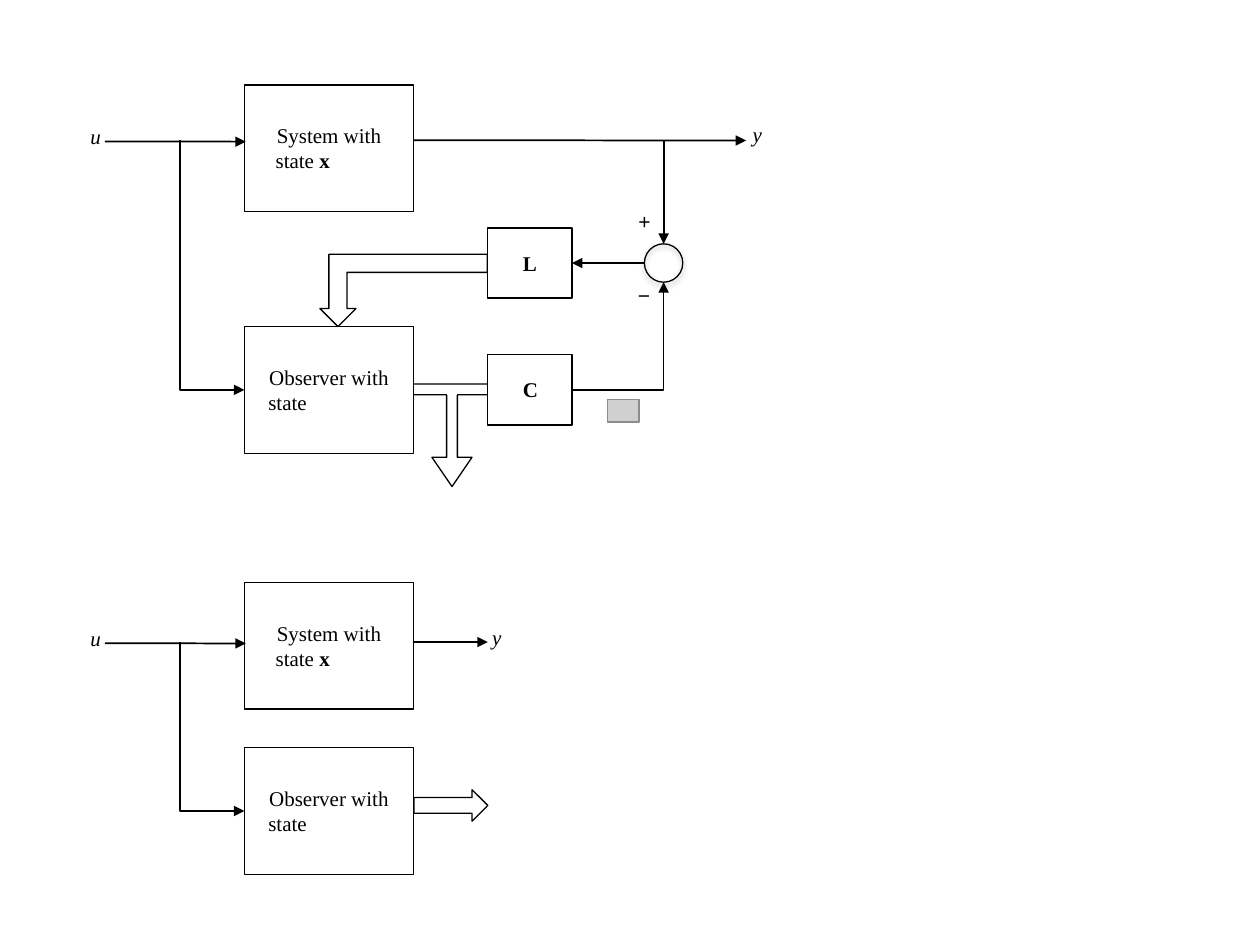
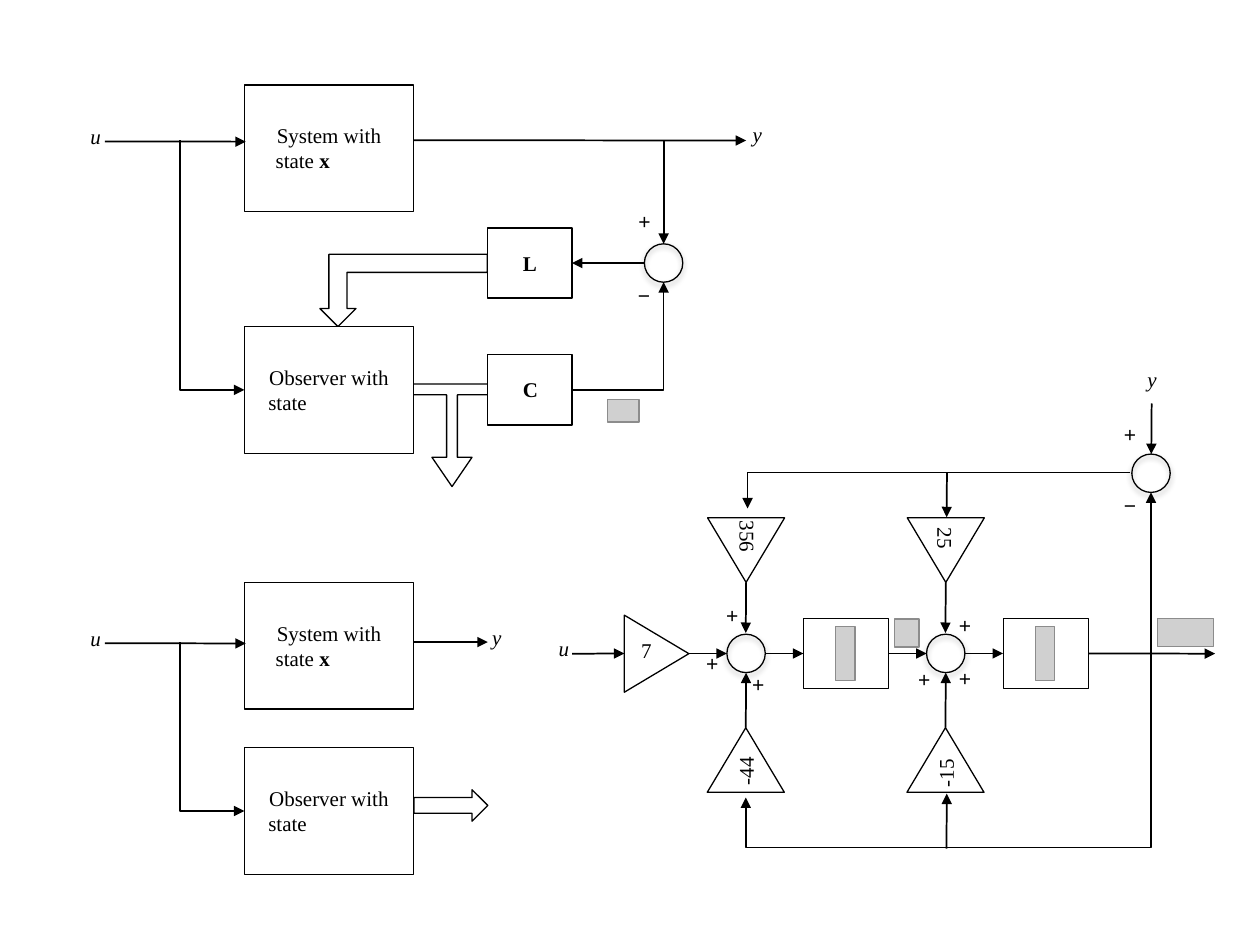
Before and after one commit to cpjobling/EGLM03-Resources, a slide deck: slide 21 of DigitalSystems/Lecture12/pictures/pictures-converted.pptx. Drawn at 1260x945 pixels with LibreOffice and Linux fonts; fonts in the diff are those of the drawing; grey boxes stand for pictures; background and template pictures are left out. Boxes give left, top, right and bottom in pixels: in the first picture for what was removed or moved away, otherwise in the second. Text is boxed around its words. In the diff, an @@ line names an element or a change of style, - is before the commit and + after.

Commit message:
Lecture 21 ready for upload to Blackboard

```diff
--- a/DigitalSystems/Lecture12/pictures/pictures-converted.pptx
+++ b/DigitalSystems/Lecture12/pictures/pictures-converted.pptx
@@ group added at (559,377,1215,849): 15 texts, 14 arrows, 5 triangles, 4 pictures, 3 ellipses, 2 rectangles, 2 elbow arrows @@
+-44
+-15
+356
+25
+7
+u
++
++
++
++
++
++
++
+−
+y
```
Also in this commit, not shown: 11 other files.
